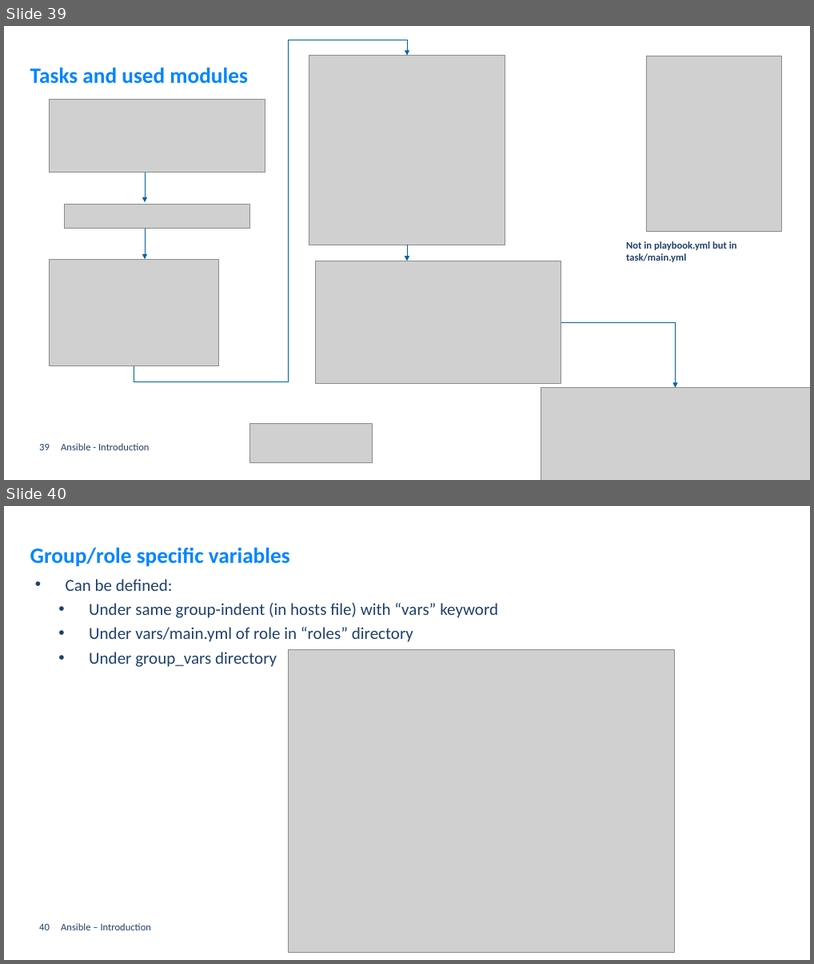
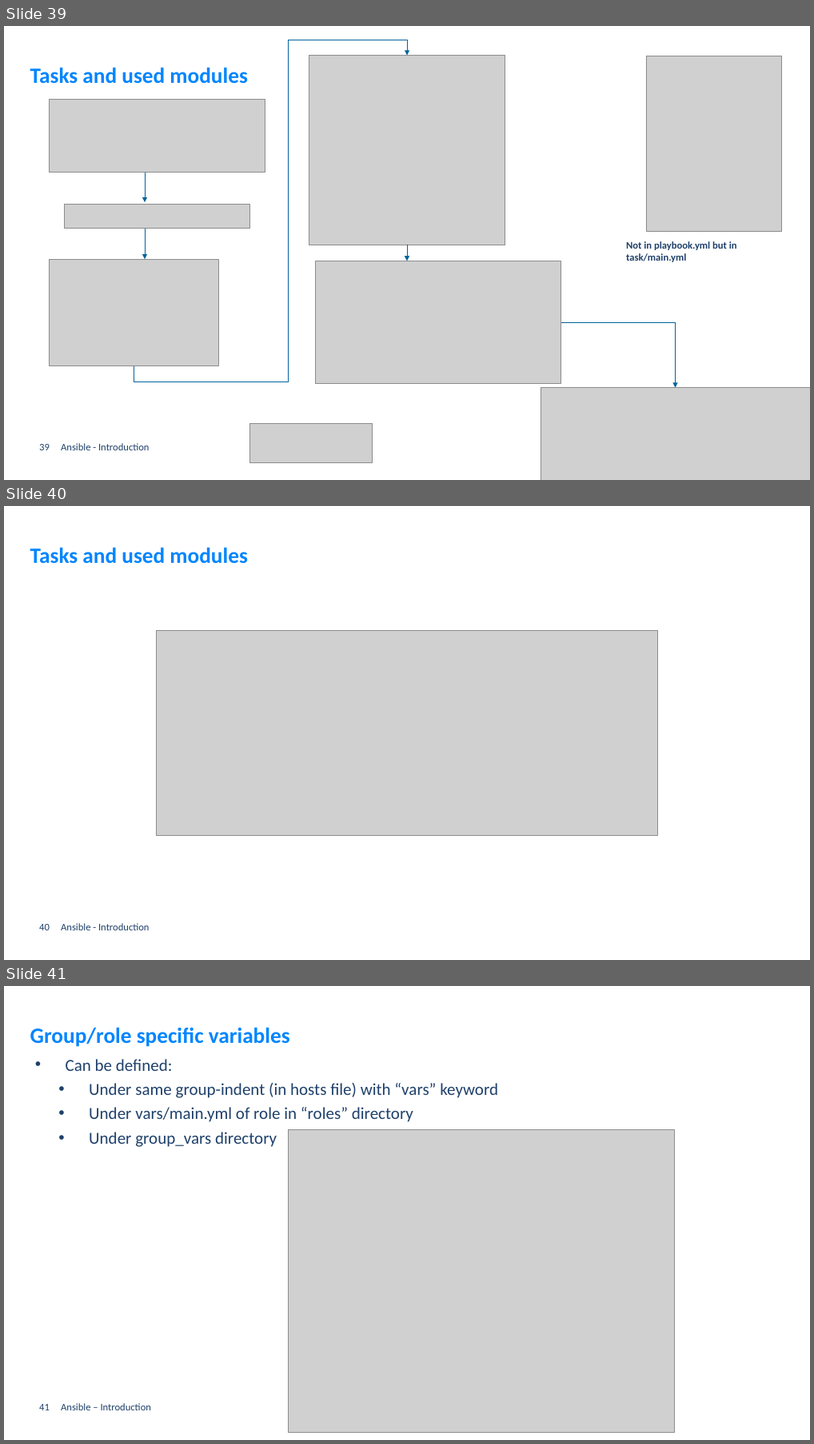
Before and after one commit to GerritVanMol/Ansible_Introduction-21_22, a slide deck: Documents/Ansible_BasicsAndHowToGetStarted.pptx. Shown one above the other, each under a label of ours: slides 39 and 40 before the commit, slides 39, 40 and 41 after it. The pictures are 814x964 and 814x1444 pixels, drawn with LibreOffice and Linux fonts; fonts in the diff are those of the drawing; grey boxes stand for pictures; background and template pictures are left out. Boxes give left, top, right and bottom in pixels: in the first picture for what was removed or moved away, otherwise in the second. Text is boxed around its words. In the diff, an @@ line names an element or a change of style, - is before the commit and + after.

```diff
--- a/Documents/Ansible_BasicsAndHowToGetStarted.pptx
+++ b/Documents/Ansible_BasicsAndHowToGetStarted.pptx
@@ slide 40 added at (4, 506, 810, 960), background #FFFFFF @@
@@ title added at (30, 548, 247, 564), 26 pt, text #0085FE, bold @@
+Tasks and used modules
@@ picture added at (157, 631, 658, 835) @@
@@ page number added at (39, 924, 50, 930), 12 pt, text #1F416B @@
+40
@@ text added at (61, 923, 149, 930), 12 pt, text #1F416B @@
+Ansible - Introduction
@@ what was slide 40 is now slide 41 @@
@@ page number at (39, 1404, 50, 1410): text changed @@
-40
+41
```
Also in this commit, not shown: 1 slide changed, 1 other slide added.
